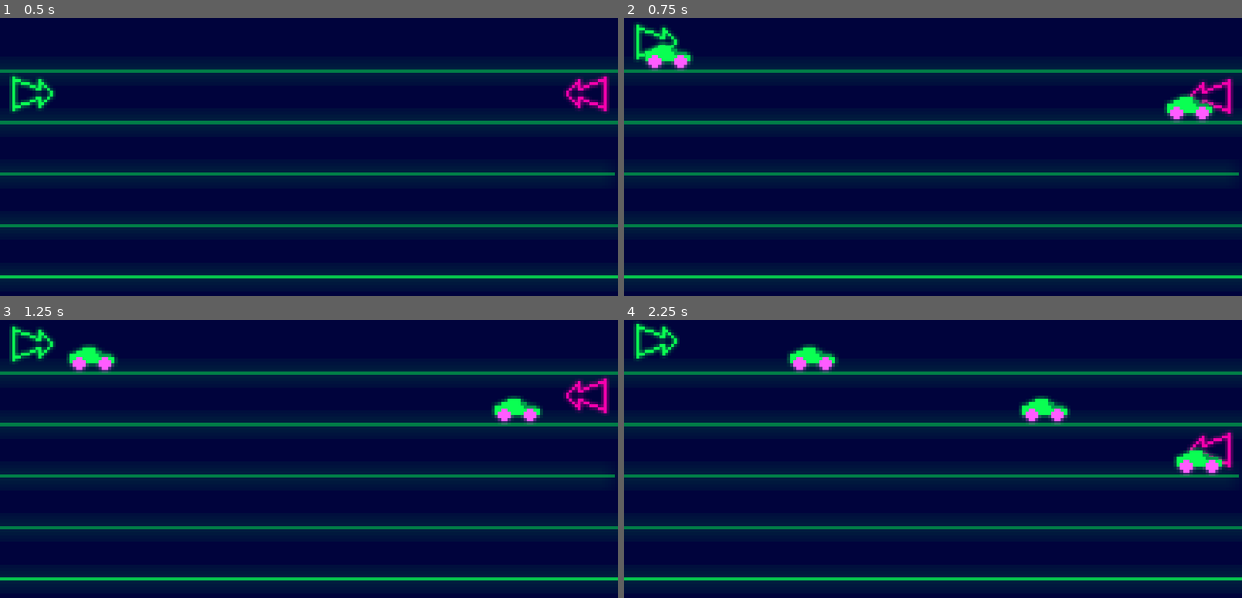
Above: before the commit, frames 1-4 (two rows, left to right).
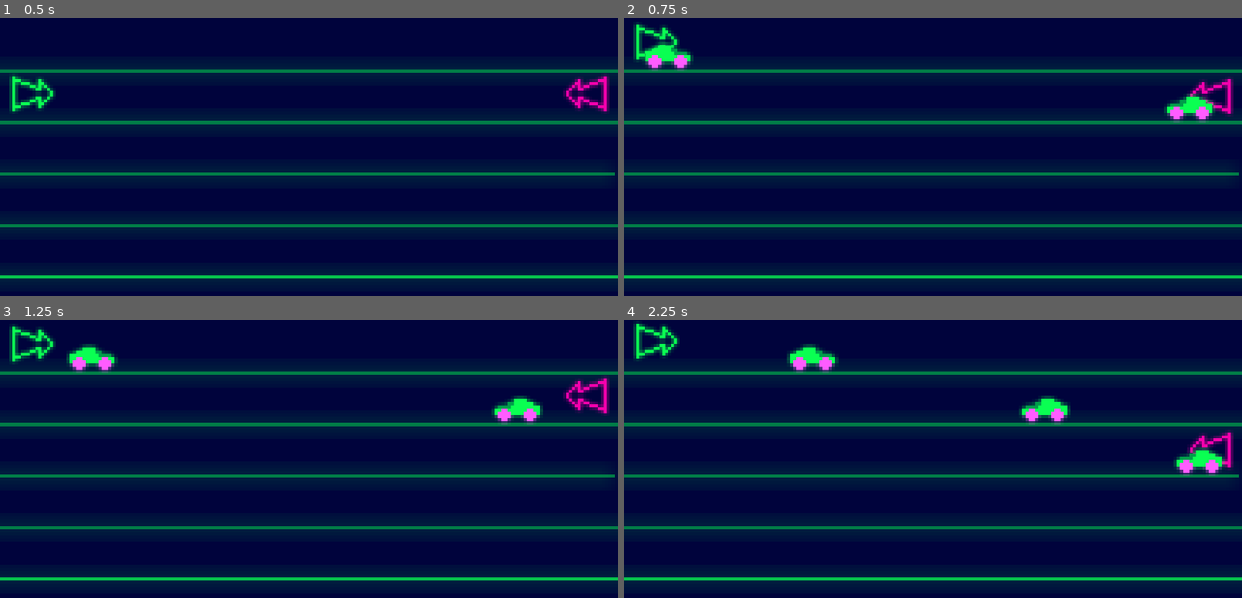
Above: after the commit, the same moments.

Repository: Neppord/battery-pact
Game: Godot game, scene res://main.tscn
The game is run twice, just before and just after one commit, with the same random seed, the same clock (stepped at 60 frames per second) and the same inputs.
Inputs:
- Up to frame 1 (0.5 s): no input
- Up to frame 2 (0.75 s): tap Enter (player_2_spawn) at 0.5 s; hold W (player_1_up) from 0.53 s (still down); tap Space (player_1_spawn) at 0.6 s
- Up to frame 3 (1.25 s): keep holding W (player_1_up)
- Up to frame 4 (2.25 s): release W (player_1_up) at 1.28 s; hold S (player_1_down) 1.28-2.03 s; tap Down (player_2_down) at 1.35 s; hold W (player_1_up) from 2.03 s (still down); tap Enter (player_2_spawn) at 2.1 s

Frame 1 is identical in both runs. In frame 2, 0.2% of the frame differs, in the area x 87-96%, y 27-32%; in frame 3, 0.2%; in frame 4, 0.4%, in the area x 63-98%, y 27-51%.

Commit message:
Change sprite direction based on its velocity
Co-authored-by: Karl Wängberg <karlwangberg@gmail.com>

Diff:
--- a/toy.gd
+++ b/toy.gd
@@ -1,8 +1,15 @@
 extends CharacterBody2D
 
+@onready var sprite: Sprite2D = $NeonToyCar
 
 const SPEED = 300.0
 var direction := Vector2.RIGHT
+
+func _process(delta: float) -> void:
+	if direction == Vector2.RIGHT:
+		sprite.flip_h = false
+	else:
+		sprite.flip_h = true
 
 func _physics_process(delta: float) -> void:
 
Not shown, changed: TODO.md
